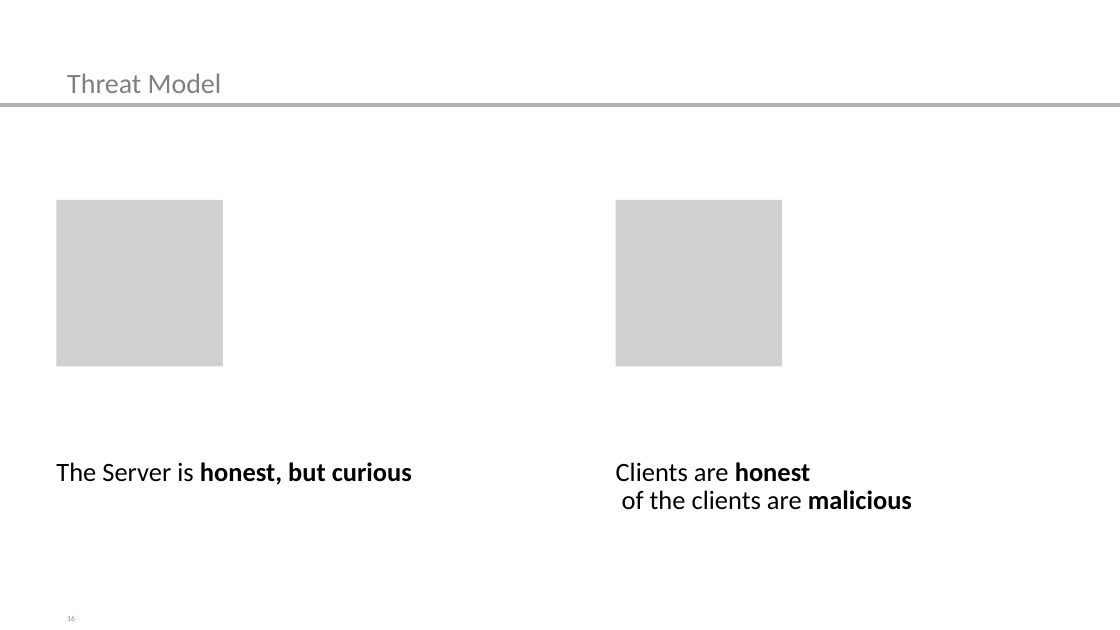
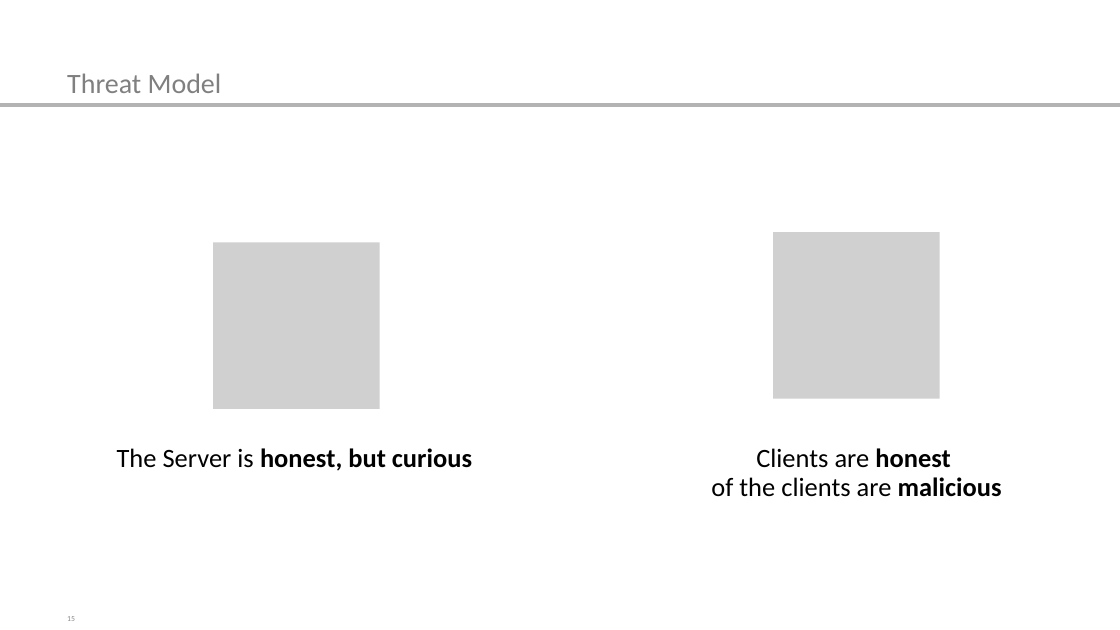
Before and after one commit to r-jschnoor/DPaDS, a slide deck: slide 15 of latex/final_presentation/DPaDS_final.pptx (slide 16 before the commit). Drawn at 1120x630 pixels with LibreOffice and Linux fonts; fonts in the diff are those of the drawing; grey boxes stand for pictures. Boxes give left, top, right and bottom in pixels: in the first picture for what was removed or moved away, otherwise in the second. Text is boxed around its words. In the diff, an @@ line names an element or a change of style, - is before the commit and + after.

```diff
--- a/latex/final_presentation/DPaDS_final.pptx
+++ b/latex/final_presentation/DPaDS_final.pptx
@@ picture removed at (56,200,223,367) @@
@@ picture removed at (616,200,783,367) @@
@@ picture added at (773,232,940,399) @@
@@ picture added at (213,242,380,409) @@
@@ text "The Server is honest, but ...": place and size @@
-text "The Server is honest, but ..." at (56,462,412,485)
+text "The Server is honest, but ..." at (117,448,472,471)
@@ text "The Server is honest, but ..." at (117,448,472,471): alignment left to centre @@
@@ text "Clients are honest" at (711,448,1002,497): alignment left to centre @@
@@ text "Clients are honest": place and size @@
-text "Clients are honest" at (616,462,912,510)
+text "Clients are honest" at (711,448,1002,497)
```
Also in this commit, not shown: 15 other slides changed, 7 slides added, 1 slide removed, 8 other files.
